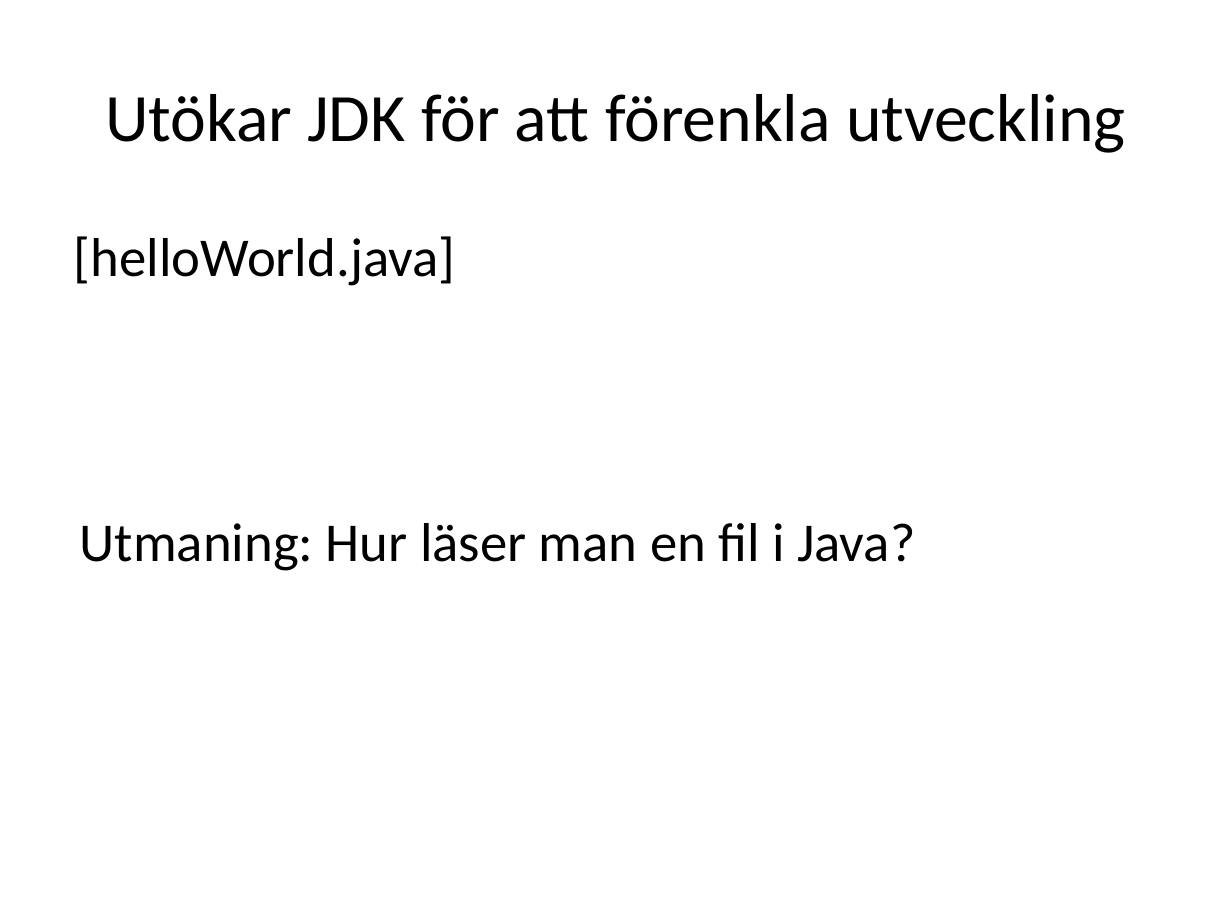
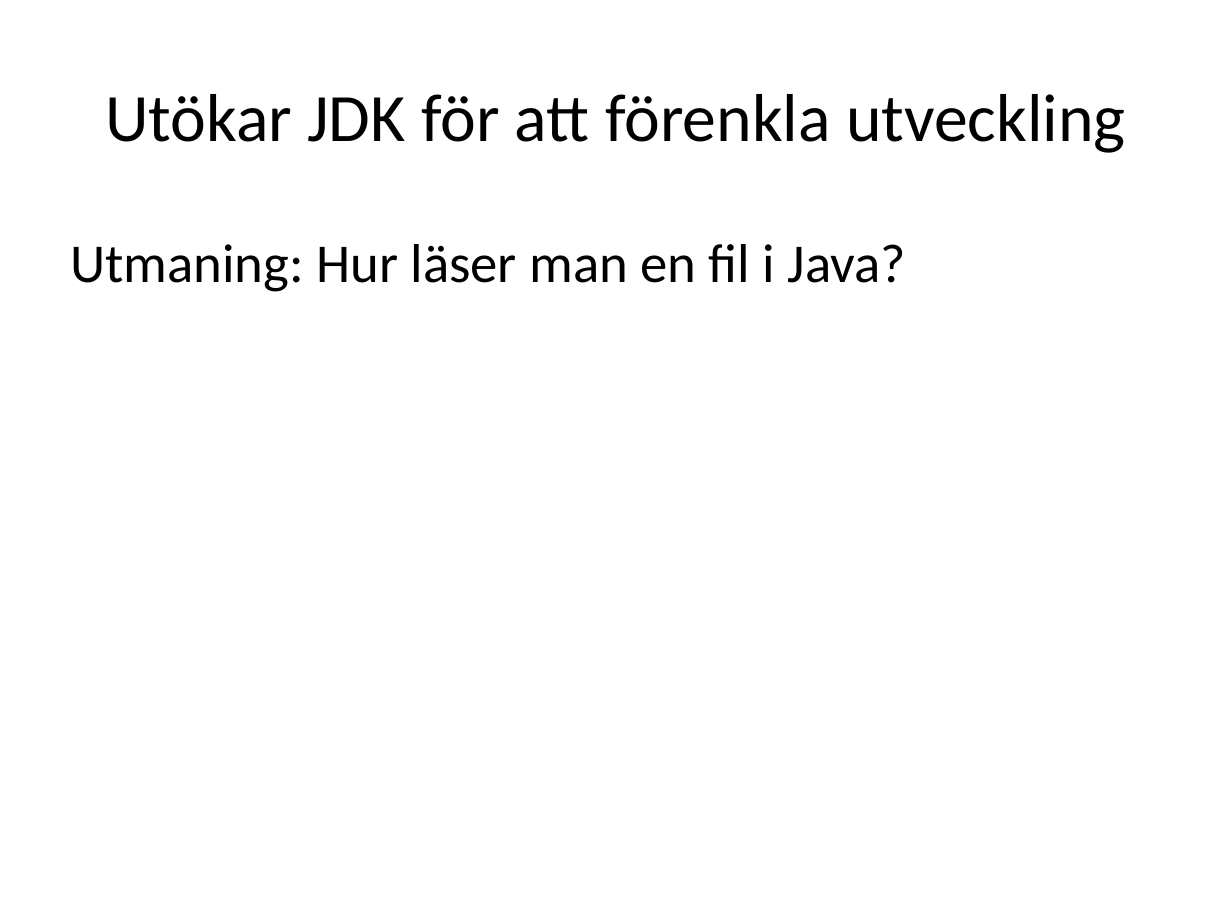
Before and after one commit to me97esn/groovyseminarium, a slide deck: slide 20 of groovyseminarie/dokument/groovyseminarium_source.pptx. Drawn at 1232x924 pixels with LibreOffice and Linux fonts; fonts in the diff are those of the drawing. Boxes give left, top, right and bottom in pixels: in the first picture for what was removed or moved away, otherwise in the second. Text is boxed around its words. In the diff, an @@ line names an element or a change of style, - is before the commit and + after.

```diff
--- a/groovyseminarie/dokument/groovyseminarium_source.pptx
+++ b/groovyseminarie/dokument/groovyseminarium_source.pptx
@@ text "Utmaning: Hur läser man en ...": place and size @@
-text "Utmaning: Hur läser man en ..." at (80,523,915,571)
+text "Utmaning: Hur läser man en ..." at (70,244,906,292)
@@ text removed at (74,236,456,286) @@
-[helloWorld.java]
```
Also in this commit, not shown: 6 other slides changed, 3 slides added, 1 slide removed, 8 other files.
